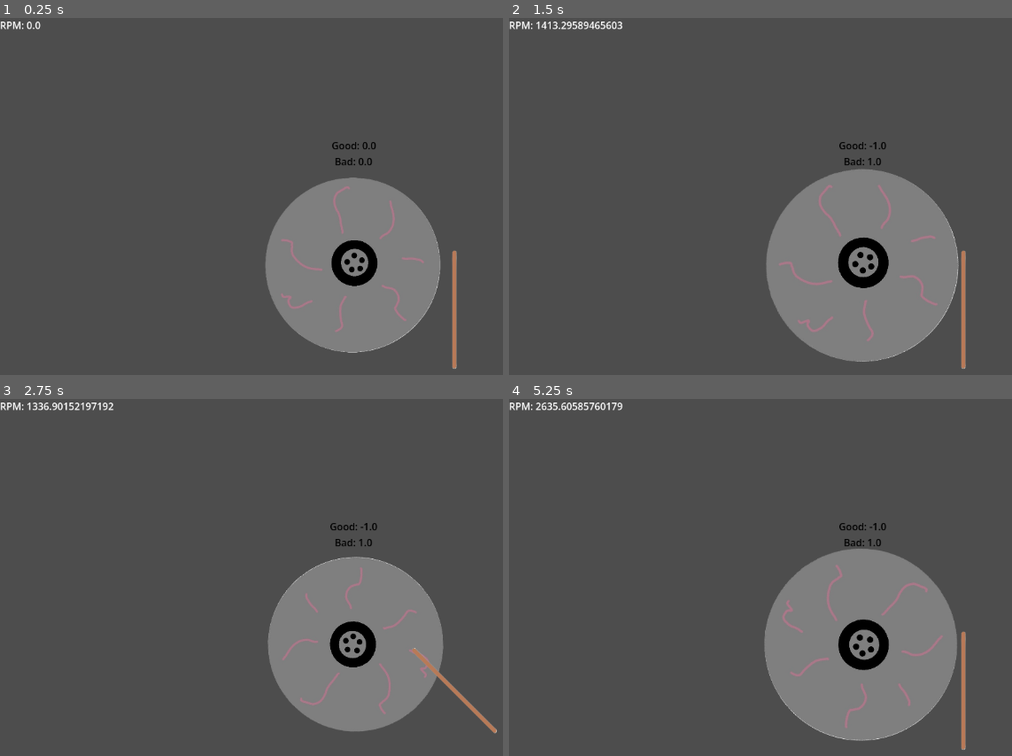
Above: before the commit, frames 1-4 (two rows, left to right).
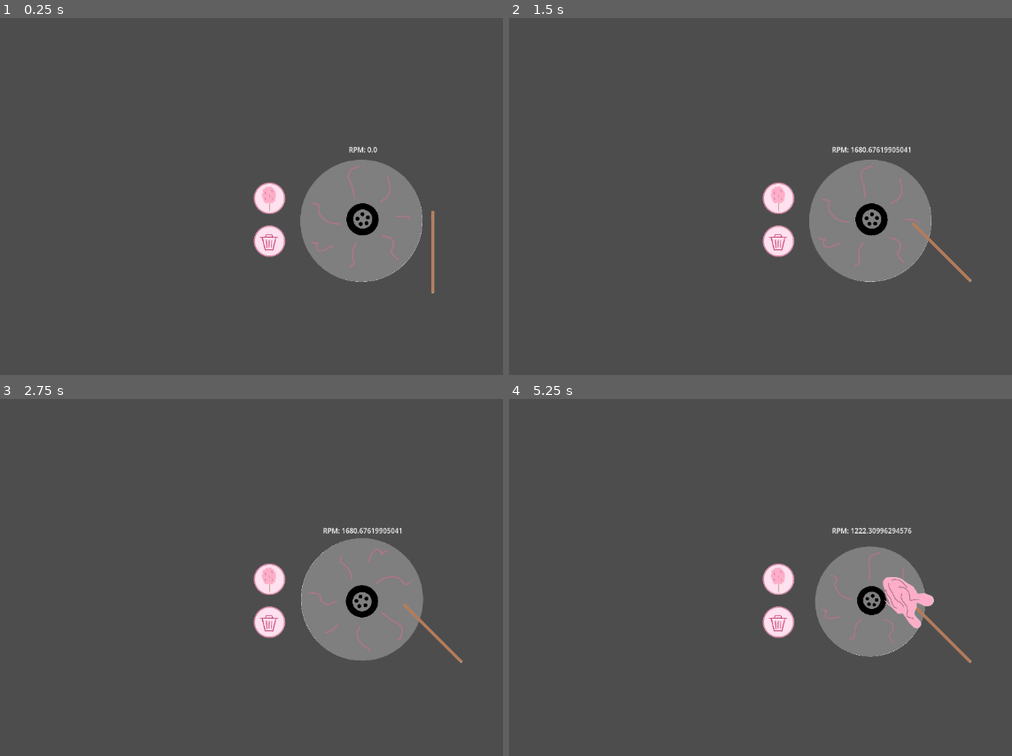
Above: after the commit, the same moments.

Repository: BionicMango/GodotGame1
Game: Godot game, scene res://scenes/Main.tscn
Same seed, same stepped clock (60 frames per second), same inputs: the game is played once before the commit and once after it.
Inputs (mouse positions are in pixels of both pictures, inside the frame that each line leads up to):
- Up to frame 1 (0.25 s): no input
- Up to frame 2 (1.5 s): tap Enter at 0.5 s; move the mouse to (866, 267) at 0.52 s; hold Right (ui_right) 0.53-1.28 s; tap C (ui_color, bound only before the commit) at 0.6 s; click (866, 267) at 0.67 s; tap Space (ui_space) at 0.8, 1.35 s; move the mouse to (720, 235) at 1.27 s; hold Down (ui_down) from 1.28 s (still down); click (720, 235) at 1.42 s
- Up to frame 3 (2.75 s): tap C (ui_color, bound only before the commit) at 1.55, 2.1 s; move the mouse to (422, 509) at 2.02 s; release Down (ui_down) at 2.03 s; hold Right (ui_right) from 2.03 s (still down); click (422, 509) at 2.17 s; tap Space (ui_space) at 2.3 s
- Up to frame 4 (5.25 s): move the mouse to (825, 677) at 2.77 s; release Right (ui_right) at 2.78 s; hold Up (ui_up) 2.78-3.53 s; tap Space (ui_space) at 2.85, 3.8, 4.35 s; click (825, 677) at 2.92 s; tap C (ui_color, bound only before the commit) at 3.05, 3.6, 4.55, 5.1 s; move the mouse to (outside the picture) at 3.52 s; hold Left (ui_left) 3.53-5.03 s; click (outside the picture) at 3.67 s; move the mouse to (649, 538) at 4.27 s; click (649, 538) at 4.42 s; move the mouse to (896, 598) at 5.02 s; hold Down (ui_down) from 5.03 s (still down); click (896, 598) at 5.17 s

The runs differ from the first frame. In frame 1, 11% of the frame differs, in the area x 0-91%, y 0-99%; in frame 2, 13%; in frame 3, 11%; in frame 4, 14%, in the area x 0-92%, y 0-99%.

Commit message:
Lots of changes
machine setup almost complete

Diff:
--- a/game-1/project.godot
+++ b/game-1/project.godot
@@ -11,7 +11,7 @@
 [application]
 
 config/name="Game1"
-run/main_scene="uid://cf1bnvrocd2kn"
+run/main_scene="uid://durrse6ldwv3d"
 config/features=PackedStringArray("4.6", "Forward Plus")
 config/icon="res://assets/icon.svg"
 
@@ -22,11 +22,6 @@
 "events": [Object(InputEventKey,"resource_local_to_scene":false,"resource_name":"","device":-1,"window_id":0,"alt_press …(191 unchanged characters)…
 ]
 }
-ui_color={
-"deadzone": 0.2,
-"events": [Object(InputEventKey,"resource_local_to_scene":false,"resource_name":"","device":-1,"window_id":0,"alt_pressed":false,"shift_pressed":false,"ctrl_pressed":false,"meta_pressed":false,"pressed":false,"keycode":0,"physical_keycode":67,"key_label":0,"unicode":99,"location":0,"echo":false,"script":null)
-]
-}
 
 [physics]
 
--- a/game-1/scenes/Main.tscn
+++ b/game-1/scenes/Main.tscn
@@ -1,45 +1,9 @@
-[gd_scene format=3 uid="uid://cf1bnvrocd2kn"]
+[gd_scene format=3 uid="uid://durrse6ldwv3d"]
 
-[ext_resource type="PackedScene" uid="uid://dgx8hkugbnbxe" path="res://scenes/machine.tscn" id="1_0bbpv"]
-[ext_resource type="Script" uid="uid://c5fs1xlfwl363" path="res://scripts/ScoreboardText.gd" id="2_rarhs"]
-[ext_resource type="PackedScene" uid="uid://dqrlvw8t6maf2" path="res://scenes/stick.tscn" id="2_vcsgt"]
-[ext_resource type="Script" uid="uid://c3clupapps0v7" path="res://scripts/tempo.gd" id="3_vcsgt"]
-[ext_resource type="PackedScene" uid="uid://cneec5ayy1et0" path="res://scenes/puff.tscn" id="5_vcsgt"]
+[ext_resource type="PackedScene" uid="uid://cf1bnvrocd2kn" path="res://scenes/cotton_candy_setup.tscn" id="1_elqb8"]
 
-[node name="Node2D" type="Node2D" unique_id=1777764328]
+[node name="Node2D" type="Node2D" unique_id=2060320370]
 
-[node name="RecordPlayer" parent="." unique_id=1067150647 instance=ExtResource("1_0bbpv")]
-position = Vector2(576, 400)
-
-[node name="stick" parent="." unique_id=1704991311 instance=ExtResource("2_vcsgt")]
-position = Vector2(740, 475)
-scale = Vector2(0.3, 0.3)
-
-[node name="Puff" parent="." unique_id=139482921 instance=ExtResource("5_vcsgt")]
-position = Vector2(742.99994, 376.99997)
-scale = Vector2(0.4, 0.4)
-
-[node name="Scoreboard" type="Label" parent="." unique_id=1124345525]
-z_index = 1
-anchors_preset = 8
-anchor_left = 0.5
-anchor_top = 0.5
-anchor_right = 0.5
-anchor_bottom = 0.5
-offset_left = 552.0
-offset_top = 208.5
-offset_right = 600.0
-offset_bottom = 231.5
-grow_horizontal = 2
-grow_vertical = 2
-theme_override_colors/font_color = Color(0, 0, 0, 1)
-text = "Score:"
-horizontal_alignment = 1
-vertical_alignment = 1
-script = ExtResource("2_rarhs")
-
-[node name="Rpm" type="Label" parent="." unique_id=189479314]
-offset_right = 40.0
-offset_bottom = 23.0
-script = ExtResource("3_vcsgt")
-metadata/_edit_use_anchors_ = true
+[node name="Setup1" parent="." unique_id=1777764328 instance=ExtResource("1_elqb8")]
+position = Vector2(591, 328)
+scale = Vector2(0.7, 0.7)
--- /dev/null
+++ b/game-1/scenes/button_bin.tscn
@@ -0,0 +1,25 @@
+[gd_scene format=3 uid="uid://d6iqpv87meyp"]
+
+[ext_resource type="Texture2D" uid="uid://dvgcx5jqubxks" path="res://assets/CottonCandyMachineIconsNoBG.png" id="1_h1yys"]
+[ext_resource type="Script" uid="uid://c3sm0a08sxewu" path="res://scripts/button_bin.gd" id="1_jiati"]
+
+[sub_resource type="CircleShape2D" id="CircleShape2D_jiati"]
+radius = 73.8
+
+[node name="ButtonBin" type="Node2D" unique_id=1162150241]
+script = ExtResource("1_jiati")
+
+[node name="Sprite2D" type="Sprite2D" parent="." unique_id=923775387]
+texture = ExtResource("1_h1yys")
+hframes = 2
+vframes = 2
+frame = 2
+
+[node name="Area2D" type="Area2D" parent="." unique_id=2070966301]
+
+[node name="CollisionShape2D" type="CollisionShape2D" parent="Area2D" unique_id=1709726430]
+position = Vector2(1.2, 0)
+shape = SubResource("CircleShape2D_jiati")
+
+[connection signal="mouse_entered" from="Area2D" to="." method="_on_button_bin_mouse_entered"]
+[connection signal="mouse_exited" from="Area2D" to="." method="_on_button_bin_mouse_exited"]
--- /dev/null
+++ b/game-1/scenes/button_color.tscn
@@ -0,0 +1,24 @@
+[gd_scene format=3 uid="uid://cx4ueppyf26vb"]
+
+[ext_resource type="Script" uid="uid://dn0ml5l6qx34y" path="res://scripts/button_color.gd" id="1_kyiv2"]
+[ext_resource type="Texture2D" uid="uid://dvgcx5jqubxks" path="res://assets/CottonCandyMachineIconsNoBG.png" id="2_mribx"]
+
+[sub_resource type="CircleShape2D" id="CircleShape2D_fgcwk"]
+radius = 73.0
+
+[node name="ButtonColor" type="Node2D" unique_id=1366930519]
+script = ExtResource("1_kyiv2")
+
+[node name="Sprite2D" type="Sprite2D" parent="." unique_id=1985949632]
+texture = ExtResource("2_mribx")
+hframes = 2
+vframes = 2
+
+[node name="Area2D" type="Area2D" parent="." unique_id=529178391]
+
+[node name="CollisionShape2D" type="CollisionShape2D" parent="Area2D" unique_id=1122129615]
+position = Vector2(1.2, 0)
+shape = SubResource("CircleShape2D_fgcwk")
+
+[connection signal="mouse_entered" from="Area2D" to="." method="_on_button_color_mouse_entered"]
+[connection signal="mouse_exited" from="Area2D" to="." method="_on_button_color_mouse_exited"]
--- /dev/null
+++ b/game-1/scenes/cotton_candy_setup.tscn
@@ -0,0 +1,44 @@
+[gd_scene format=3 uid="uid://cf1bnvrocd2kn"]
+
+[ext_resource type="PackedScene" uid="uid://dgx8hkugbnbxe" path="res://scenes/machine.tscn" id="1_0bbpv"]
+[ext_resource type="PackedScene" uid="uid://dqrlvw8t6maf2" path="res://scenes/stick.tscn" id="2_vcsgt"]
+[ext_resource type="Script" uid="uid://c3clupapps0v7" path="res://scripts/tempo.gd" id="3_vcsgt"]
+[ext_resource type="PackedScene" uid="uid://cx4ueppyf26vb" path="res://scenes/button_color.tscn" id="4_vcsgt"]
+[ext_resource type="PackedScene" uid="uid://d6iqpv87meyp" path="res://scenes/button_bin.tscn" id="5_c01mt"]
+[ext_resource type="PackedScene" uid="uid://cneec5ayy1et0" path="res://scenes/puff.tscn" id="5_vcsgt"]
+
+[node name="Setup" type="Node2D" unique_id=1777764328]
+
+[node name="RecordPlayer" parent="." unique_id=1067150647 instance=ExtResource("1_0bbpv")]
+position = Vector2(-2, 1)
+
+[node name="stick" parent="." unique_id=1704991311 instance=ExtResource("2_vcsgt")]
+position = Vector2(162, 76)
+scale = Vector2(0.3, 0.3)
+
+[node name="Puff" parent="." unique_id=139482921 instance=ExtResource("5_vcsgt")]
+position = Vector2(165, -22)
+scale = Vector2(0.4, 0.4)
+
+[node name="ButtonColor" parent="." unique_id=1366930519 instance=ExtResource("4_vcsgt")]
+position = Vector2(-218, -49)
+scale = Vector2(0.5, 0.5)
+
+[node name="ButtonBin" parent="." unique_id=1162150241 instance=ExtResource("5_c01mt")]
+position = Vector2(-218, 51)
+scale = Vector2(0.5, 0.5)
+
+[node name="Rpm" type="Label" parent="." unique_id=189479314]
+anchors_preset = 8
+anchor_left = 0.5
+anchor_top = 0.5
+anchor_right = 0.5
+anchor_bottom = 0.5
+offset_left = -20.0
+offset_top = -174.0
+offset_right = 20.0
+offset_bottom = -151.0
+grow_horizontal = 2
+grow_vertical = 2
+script = ExtResource("3_vcsgt")
+metadata/_edit_use_anchors_ = true
--- a/game-1/scenes/machine.tscn
+++ b/game-1/scenes/machine.tscn
@@ -6,8 +6,8 @@
 [sub_resource type="CircleShape2D" id="CircleShape2D_xedat"]
 radius = 4.291068
 
-[sub_resource type="RectangleShape2D" id="RectangleShape2D_73k52"]
-size = Vector2(411, 394.5)
+[sub_resource type="CircleShape2D" id="CircleShape2D_73k52"]
+radius = 142.5
 
 [node name="cotton_candy_machine" type="StaticBody2D" unique_id=1985690233]
 script = ExtResource("1_xedat")
@@ -24,8 +24,8 @@
 [node name="Area2D" type="Area2D" parent="." unique_id=1382682525]
 
 [node name="CollisionShape2D" type="CollisionShape2D" parent="Area2D" unique_id=2026843635]
-position = Vector2(9.500004, 5.7499943)
-shape = SubResource("RectangleShape2D_73k52")
+position = Vector2(-1.5, 2.5)
+shape = SubResource("CircleShape2D_73k52")
 
 [connection signal="mouse_entered" from="Area2D" to="." method="_on_machine_mouse_entered"]
 [connection signal="mouse_exited" from="Area2D" to="." method="_on_machine_mouse_exited"]
--- a/game-1/scenes/puff.tscn
+++ b/game-1/scenes/puff.tscn
@@ -1,7 +1,7 @@
 [gd_scene format=3 uid="uid://cneec5ayy1et0"]
 
 [ext_resource type="Texture2D" uid="uid://cuofd0grimnrf" path="res://assets/CottonCandyPuffNoBG.png" id="1_1s6cm"]
-[ext_resource type="Script" uid="uid://dlqohhh2t7tuq" path="res://scenes/puff.gd" id="1_l8u2j"]
+[ext_resource type="Script" uid="uid://dlqohhh2t7tuq" path="res://scripts/puff.gd" id="1_l8u2j"]
 
 [sub_resource type="CircleShape2D" id="CircleShape2D_2y6i1"]
 radius = 15.132746
--- a/game-1/scenes/stick.gd
+++ /dev/null
@@ -1,22 +0,0 @@
-extends StaticBody2D
-
-var stickOn: bool = false;
-
-func stick_input() -> void:
-	'''If the stick is 'on', i.e. collecting cotton candy, then toggle'''
-	if Input.is_action_just_pressed('ui_space'):
-		stickOn = !stickOn;
-		match stickOn:
-			false:
-				rotation = 0;
-			true:
-				rotation = -PI/4;
-
-func _process(delta: float) -> void:
-	stick_input();
-
-func _on_machine_mouse_entered() -> void:
-	scale = Vector2(1.1, 1.1);
-
-func _on_machine_mouse_exited() -> void:
-	scale = Vector2(1, 1);
--- a/game-1/scenes/stick.tscn
+++ b/game-1/scenes/stick.tscn
@@ -1,7 +1,7 @@
 [gd_scene format=3 uid="uid://dqrlvw8t6maf2"]
 
 [ext_resource type="Texture2D" uid="uid://soxac3uewxet" path="res://assets/CottonCandyStickNoBG.png" id="1_i3vek"]
-[ext_resource type="Script" uid="uid://rqy63wbm2kkb" path="res://scenes/stick.gd" id="1_ld7er"]
+[ext_resource type="Script" uid="uid://rqy63wbm2kkb" path="res://scripts/stick.gd" id="1_ld7er"]
 
 [sub_resource type="CapsuleShape2D" id="CapsuleShape2D_i3vek"]
 height = 634.0
--- a/game-1/scripts/ScoreboardText.gd
+++ /dev/null
@@ -1,5 +0,0 @@
-extends Label
-@onready var Puff = $"../Puff";
-
-func _process(_delta: float) -> void:
-	text = 'Good: ' + str(round(Puff.good)) + '\nBad: ' + str(round(Puff.bad));
--- /dev/null
+++ b/game-1/scripts/button_bin.gd
@@ -0,0 +1,33 @@
+extends Node2D
+
+@onready var ButtonBinSprite = $Sprite2D;
+@onready var Puff = $"../Puff";
+
+var mouse_on_button: bool = false;
+var mouse_pressed: bool = false;
+
+func _input(event:InputEvent) -> void:
+	if event is InputEventMouseButton and mouse_on_button:
+		if event.pressed:
+			mouse_pressed = true;
+		else:
+			Puff.good = 0;
+			Puff.bad = 0;
+			mouse_pressed = false;
+
+func _on_button_bin_mouse_entered() -> void:
+	mouse_on_button = true;
+	ButtonBinSprite.frame = 3;
+
+func _on_button_bin_mouse_exited() -> void:
+	mouse_on_button = false;
+	ButtonBinSprite.frame = 2;
+
+func _process(_delta: float) -> void:
+	# enlarge when mouse is touching button, smaller if being pressed
+	if mouse_pressed:
+		scale = Vector2(0.45, 0.45);
+	elif mouse_on_button:
+		scale = Vector2(0.55, 0.55);
+	else:
+		scale = Vector2(0.5, 0.5);
--- /dev/null
+++ b/game-1/scripts/button_color.gd
@@ -0,0 +1,52 @@
+extends Node2D
+
+@onready var ButtonColorSprite = $Sprite2D;
+@onready var Puff = $"../Puff";
+
+var mouse_on_button: bool = false;
+var mouse_pressed: bool = false;
+var color_puff: int = 0;
+
+func _ready():
+	color_puff = 0;
+
+func _input(event:InputEvent) -> void:
+	if event is InputEventMouseButton and mouse_on_button:
+		if not event.pressed:
+			# only on releasing a mouse click
+			if Puff.good == 0 and Puff.bad == 0:
+				# color change only if cotton candy is unactivated
+				modulate = color_change();
+			mouse_pressed = false;
+		elif event.pressed:
+			mouse_pressed = true;
+
+func color_change() -> Color:
+	color_puff += 1
+	match color_puff:
+		0:
+			return Color(1, 1, 1); # color = pink
+		1:
+			return Color(0.803, 1.37, 1.27); # color = light blue
+		2:
+			return Color(0.873, 1.47, 0.756); # color = mint green
+		3:
+			return Color(1.00, 1.47, 1.27) # color = white
+		_:
+			color_puff = 0;
+			return Color(1, 1, 1);
+
+func _process(_delta: float) -> void:
+	# enlarge when mouse is touching button, smaller if being pressed
+	if mouse_pressed:
+		scale = Vector2(0.45, 0.45);
+	elif mouse_on_button:
+		scale = Vector2(0.55, 0.55);
+	else:
+		scale = Vector2(0.5, 0.5);
+
+func _on_button_color_mouse_entered() -> void:
+	mouse_on_button = true;
+
+func _on_button_color_mouse_exited() -> void:
+	mouse_on_button = false;
--- a/game-1/scenes/puff.gd
+++ b/game-1/scripts/puff.gd
@@ -2,13 +2,10 @@
 @onready var Stick = $"../stick";
 @onready var Machine = $"../RecordPlayer";
 @onready var PuffSprite = $Sprite2D;
+@onready var ButtonColor = $"../ButtonColor";
 
 var good: float = 0; # how much time at the 'correct' machine speed
 var bad: float = 0; # how much time at the 'wrong' machine speed
-var color_puff: int = 0;
-
-func _ready():
-	color_puff = 0;
 
 func check_rpm(delta: float) -> void:
 	'''Updates 'good' and 'bad' scores when RPM is within threshold.
@@ -19,21 +16,6 @@
 	else: # BAD
 		bad += delta;
 		good -= delta;
-
-func color_change() -> Color:
-	color_puff += 1
-	match color_puff:
-		0:
-			return Color(1, 1, 1); # color = pink
-		1:
-			return Color(0.803, 1.37, 1.27); # color = light blue
-		2:
-			return Color(0.873, 1.47, 0.756); # color = mint green
-		3:
-			return Color(1.00, 1.47, 1.27) # color = white
-		_:
-			return Color(1, 1, 1);
-			color_puff = 0;
 
 func cotton_candy_frame():
 	'''Switches frames based on how closed to finished the cotton candy is.
@@ -64,13 +46,12 @@
 	rotation = Stick.rotation;
 	position = Stick.position + Vector2(100 * sin(rotation), -100 * cos(rotation));
 
-	# color change triggered? only if cotton candy is unactivated.
-	if Input.is_action_just_pressed('ui_color') and good == 0 and bad == 0:
-		modulate = color_change();
-
-	# Update good & bad times IF ACTIVATED AND IF IRREVERSABLY BAD (bad < 5)
+	# Update good & bad times IF ACTIVATED AND IF NOT IRREVERSABLY BAD (bad < 5)
 	if Stick.stickOn and bad < 5:
 		check_rpm(delta);
+
+	# Update puff color based on ButtonColor
+	modulate = ButtonColor.modulate
 
 	# Update frames
 	cotton_candy_frame();
--- a/game-1/scripts/record_player.gd
+++ b/game-1/scripts/record_player.gd
@@ -22,11 +22,11 @@
 
 func _process(delta: float) -> void:
 	# rpm from angular velocity w/ x2 multiplier
-	rpm = 8 * 60 * angular_velocity / (2 * PI);
+	rpm = 8 * 60 * self.angular_velocity / (2 * PI);
 	rotation += angular_velocity * delta
 	if selected:
 		update_rpm();
-		scale = Vector2(1.1, 1.1);
+		scale = Vector2(0.9, 0.9);
 	else:
 		scale = Vector2(1, 1);
 
--- /dev/null
+++ b/game-1/scripts/stick.gd
@@ -0,0 +1,18 @@
+extends StaticBody2D
+
+@onready var Machine = $"../RecordPlayer";
+
+var stickOn: bool = false;
+
+func stick_input() -> void:
+	'''If the stick is 'on', i.e. one end in the machine, then toggle'''
+	if Input.is_action_just_pressed('ui_space') and Machine.selected:
+		stickOn = !stickOn;
+		match stickOn:
+			false:
+				rotation = 0; # outside the machine
+			true:
+				rotation = -PI/4; # inside the machine
+
+func _process(_delta: float) -> void:
+	stick_input();
Binary file added: game-1/assets/CottonCandyMachineIconsNoBG.png
Not shown, added: game-1/assets/CottonCandyMachineIconsNoBG.png.import
Not shown, removed: game-1/scripts/ScoreboardText.gd.uid
Not shown, added: game-1/scripts/button_bin.gd.uid
Not shown, added: game-1/scripts/button_color.gd.uid
Renamed: game-1/scenes/puff.gd.uid -> game-1/scripts/puff.gd.uid
Renamed: game-1/scenes/stick.gd.uid -> game-1/scripts/stick.gd.uid
